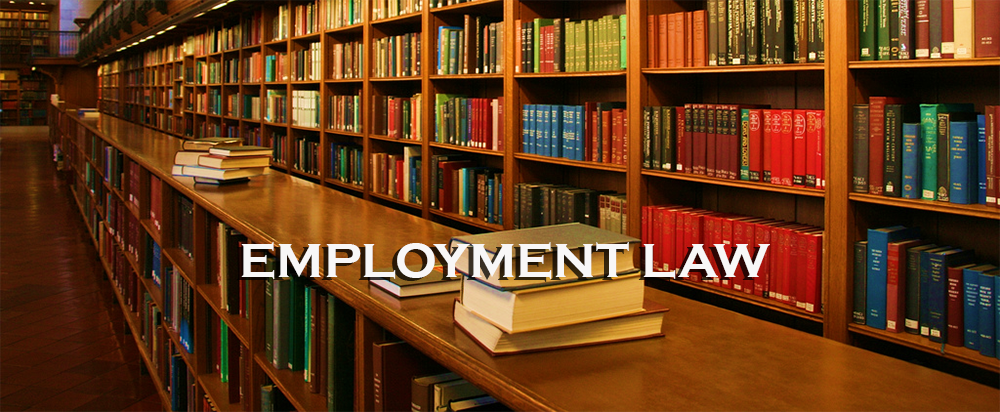
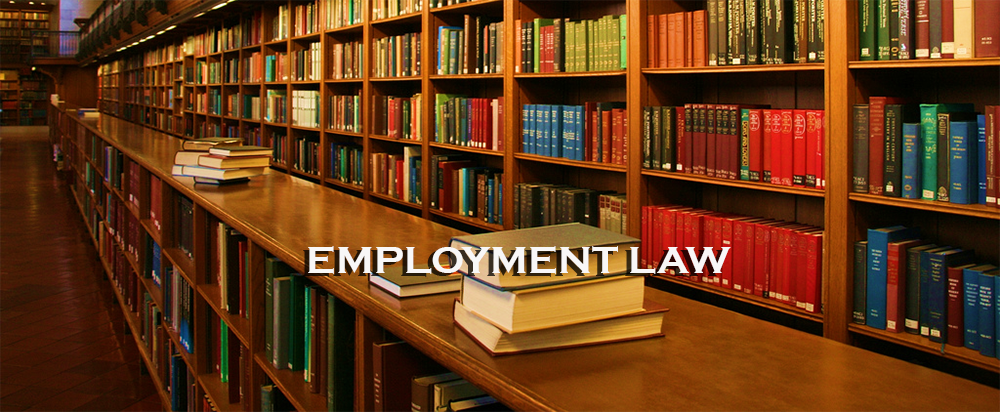
Revision of a layered 1000x412 image; what changed, layer by layer:
painted on "EMPLOYMENT LAW" over left=241, top=242, right=770, bottom=279
